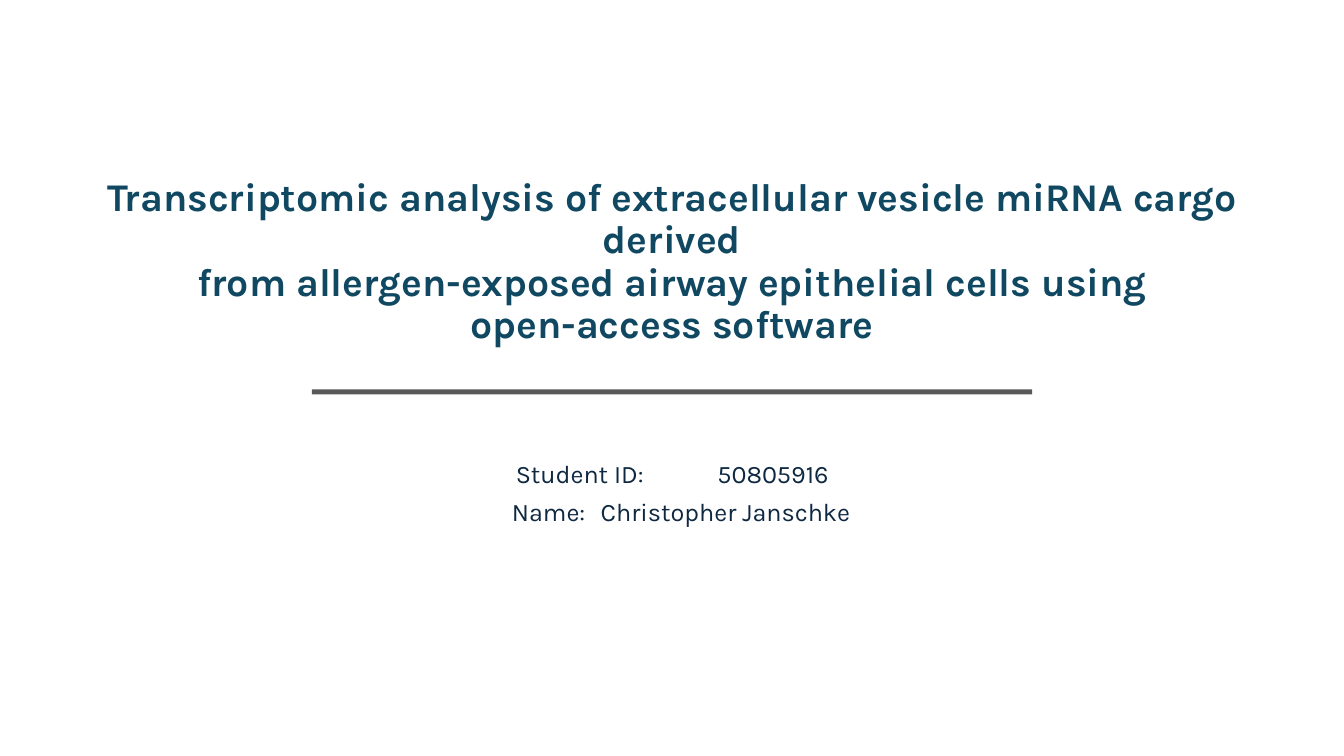
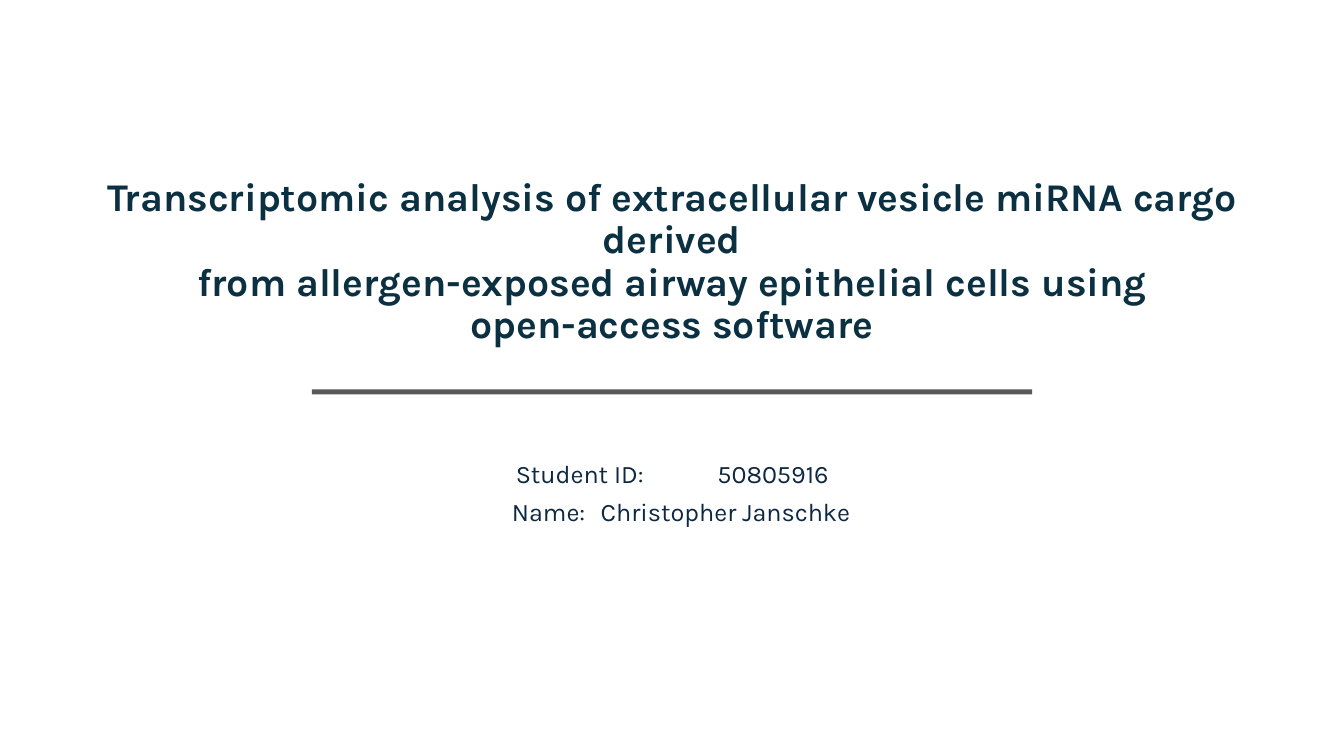
Before and after one commit to CJ770411/L4137_HBEC_EV_Transcriptomics-Project, a slide deck: slide 1 of viva/presentation/drafts/viva_presentation_DRAFT_1.pptx. Drawn at 1344x756 pixels with LibreOffice and Linux fonts; fonts in the diff are those of the drawing. Boxes give left, top, right and bottom in pixels: in the first picture for what was removed or moved away, otherwise in the second. Text is boxed around its words. In the diff, an @@ line names an element or a change of style, - is before the commit and + after.

```diff
--- a/viva/presentation/drafts/viva_presentation_DRAFT_1.pptx
+++ b/viva/presentation/drafts/viva_presentation_DRAFT_1.pptx
@@ title "Transcriptomic analysis of extracellular vesicle ..." at (x1=107, y1=183, x2=1237, y2=348): text colour #104862 to #0B3041 @@
```
Also in this commit, not shown: 3 other slides changed, 11 slides added, 8 other files.
